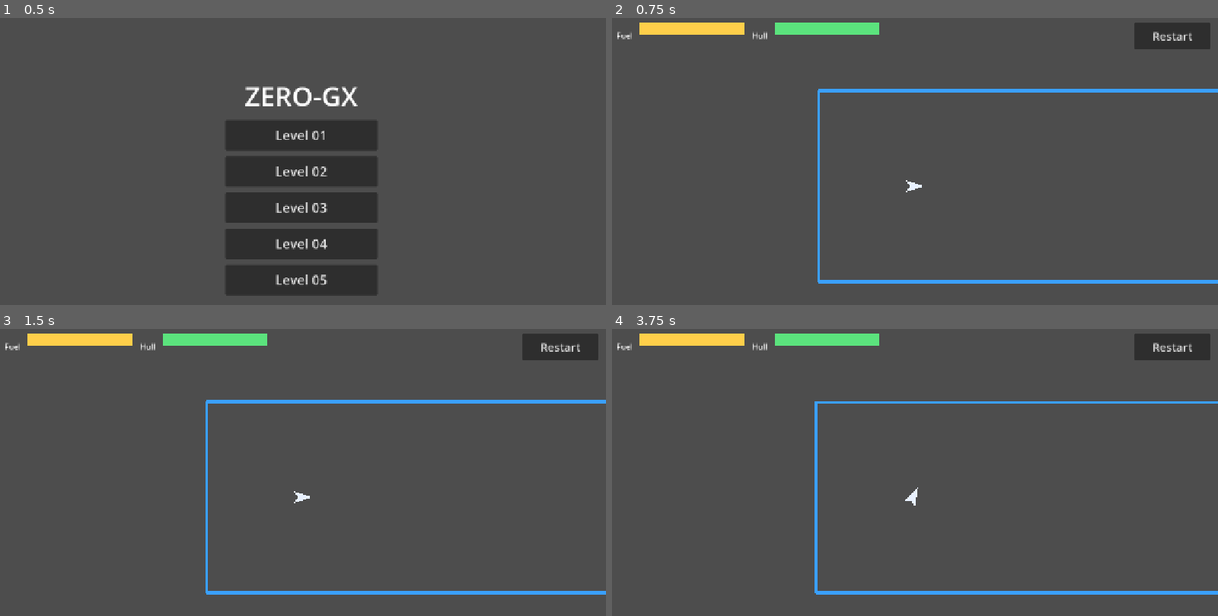
Above: before the commit, frames 1-4 (two rows, left to right).
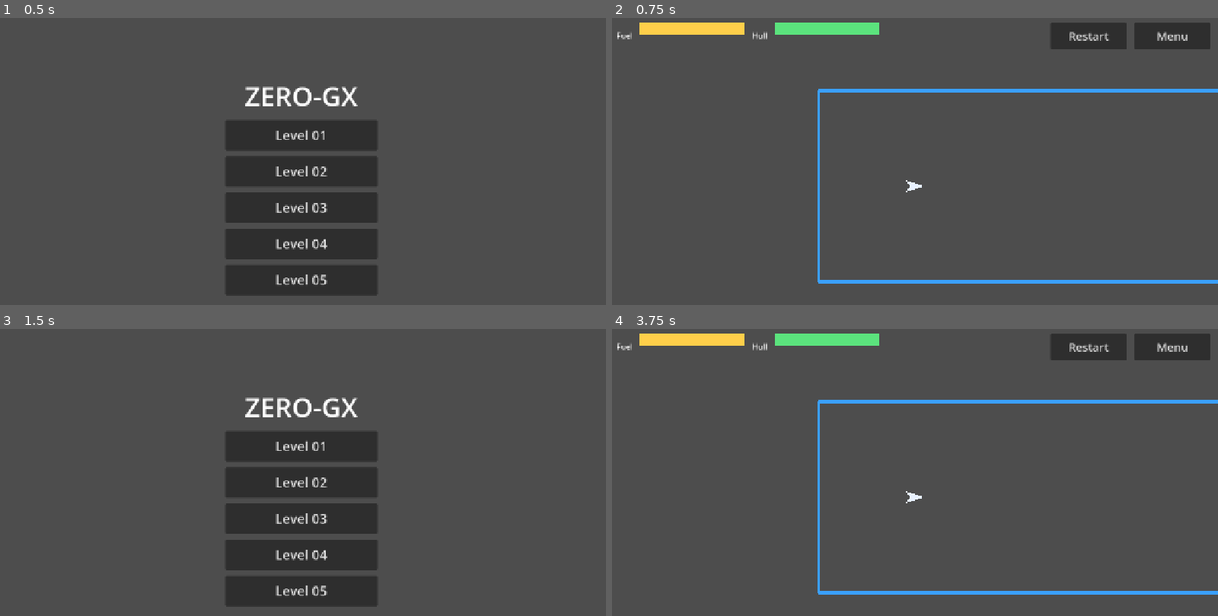
Above: after the commit, the same moments.

Repository: BRAITG/zero-gx
Game: Godot game, scene res://scenes/main.tscn
The game is run twice, just before and just after one commit, with the same random seed, the same clock (stepped at 60 frames per second) and the same inputs.
Inputs (mouse positions are in pixels of both pictures, inside the frame that each line leads up to):
- Up to frame 1 (0.5 s): no input
- Up to frame 2 (0.75 s): click "Level 01" at 0.5 s
- Up to frame 3 (1.5 s): click "Restart" (after the commit: "Menu") at 1.25 s
- Up to frame 4 (3.75 s): click (1169, 346) at 2 s, where only the run before the commit has a clickable "Restart"; click (1169, 346) at 2.75 s, where only the run before the commit has a clickable "Restart"; click (915, 446) at 3.5 s, where only the run after the commit has a clickable "Level 01"

Frame 1 is identical in both runs. In frame 2, 1.2% of the frame differs, in the area x 72-96%, y 1-11%; in frame 3, 17%, in the area x 0-100%, y 1-97%; in frame 4, 2.2%.

Commit message:
feat: in-level Menu button and Android back gesture
The HUD gets a Menu button next to Restart. Android's back gesture
returns from a level to the menu and quits from the menu, so
quit_on_go_back is turned off.

Fixes #5

Diff:
--- a/project.godot
+++ b/project.godot
@@ -6,6 +6,7 @@
 config/name="Zero-GX"
 run/main_scene="res://scenes/main.tscn"
 config/features=PackedStringArray("4.7", "GL Compatibility")
+config/quit_on_go_back=false
 
 [display]
 
--- a/scenes/hud.gd
+++ b/scenes/hud.gd
@@ -1,6 +1,6 @@
 class_name Hud
 extends CanvasLayer
-## Fuel and health bars, an always-visible Restart button, and the end-of-level panel.
+## Fuel and health bars, always-visible Restart and Menu buttons, and the end-of-level panel.
 
 signal retry_requested
 signal menu_requested
@@ -25,6 +25,7 @@
 	spacer.mouse_filter = Control.MOUSE_FILTER_IGNORE
 	top.add_child(spacer)
 	restart_button = _button(top, "Restart", retry_requested.emit)
+	_button(top, "Menu", menu_requested.emit)
 
 	_result = PanelContainer.new()
 	_result.set_anchors_and_offsets_preset(Control.PRESET_CENTER)
--- a/scenes/level.gd
+++ b/scenes/level.gd
@@ -21,10 +21,19 @@
 	hud.ship = ship
 	add_child(hud)
 	hud.retry_requested.connect(func(): get_tree().reload_current_scene())
-	hud.menu_requested.connect(func(): get_tree().change_scene_to_file(MENU))
+	hud.menu_requested.connect(_to_menu)
 	goal.reached.connect(finish.bind(true))
 	ship.destroyed.connect(finish.bind(false))
 	ship.stranded.connect(finish.bind(false))
+
+
+func _notification(what: int) -> void:
+	if what == NOTIFICATION_WM_GO_BACK_REQUEST:
+		_to_menu()
+
+
+func _to_menu() -> void:
+	get_tree().change_scene_to_file(MENU)
 
 
 ## Ends the level once; later calls (a hit and the goal on one frame) are ignored.
--- a/scenes/main.gd
+++ b/scenes/main.gd
@@ -24,3 +24,9 @@
 		column.add_child(button)
 	column.reset_size()
 	column.set_anchors_and_offsets_preset(Control.PRESET_CENTER)
+
+
+## project.godot turns off quit_on_go_back so levels can return here; the menu still quits.
+func _notification(what: int) -> void:
+	if what == NOTIFICATION_WM_GO_BACK_REQUEST:
+		get_tree().quit()
